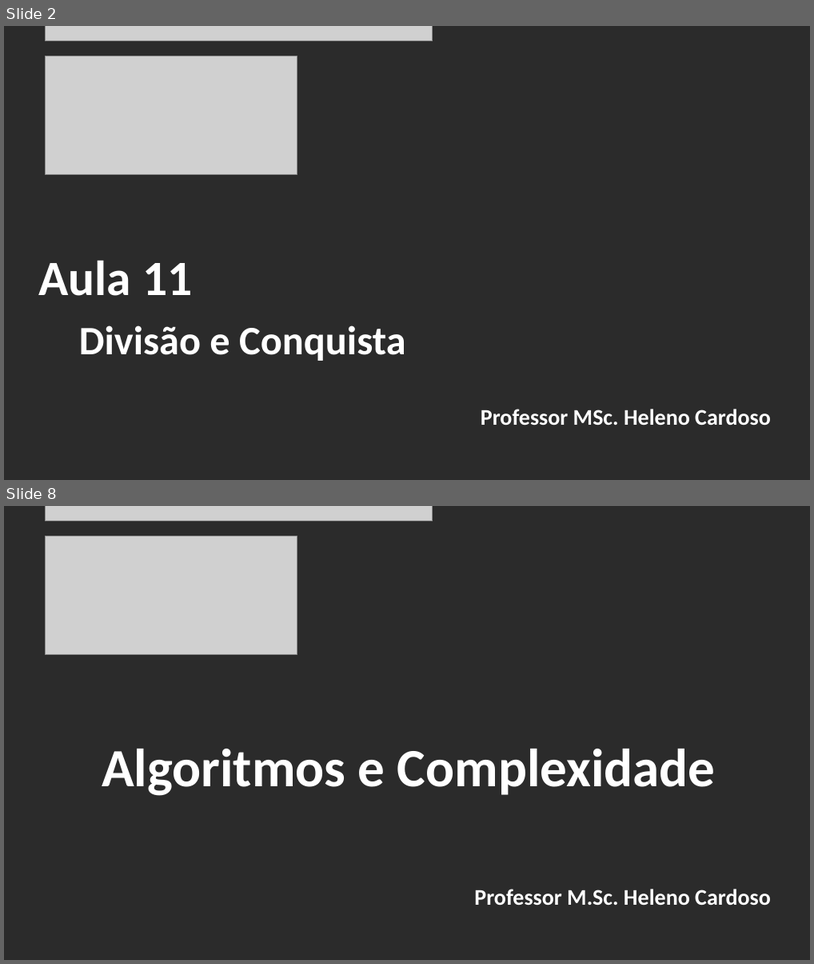
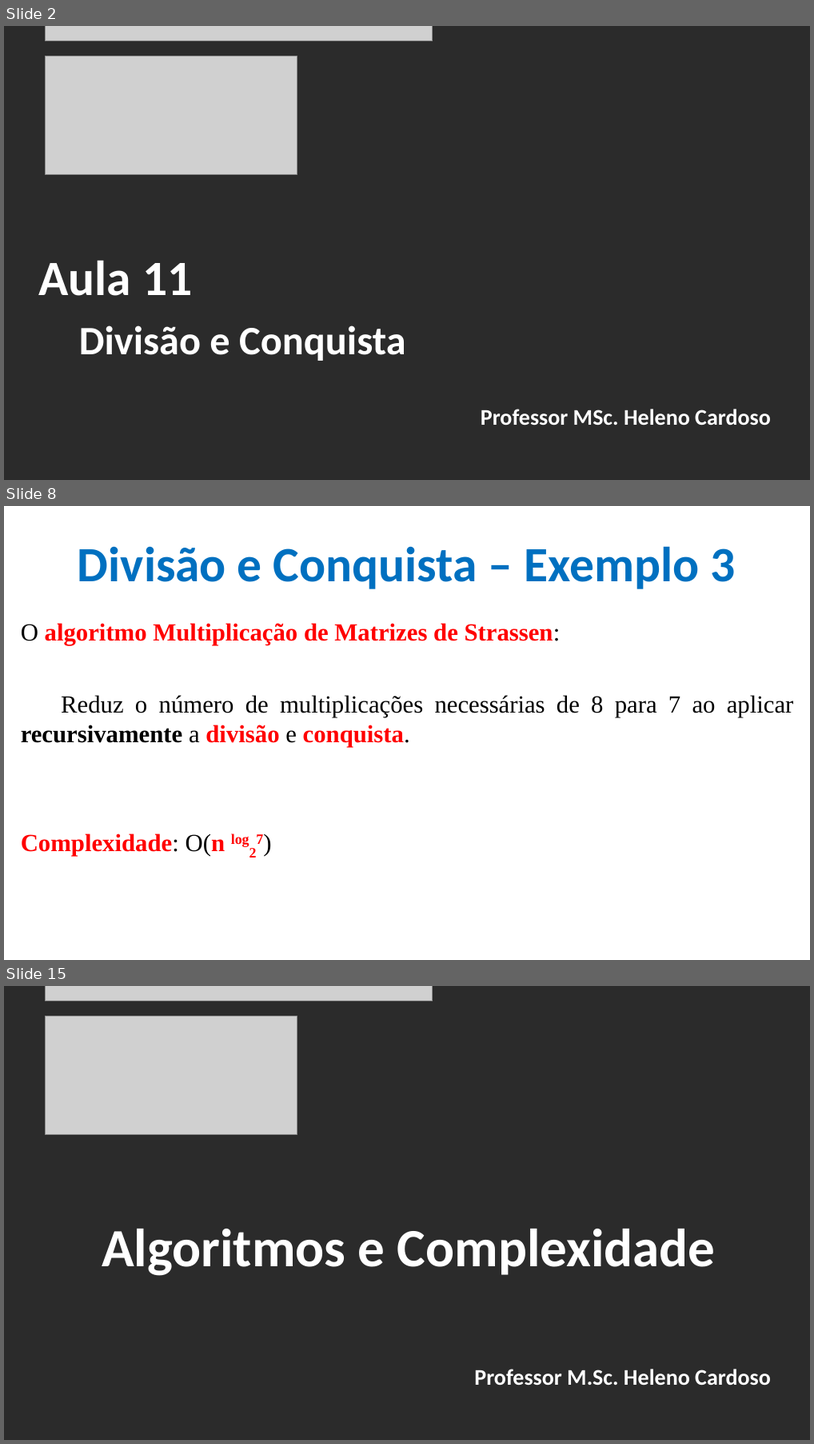
Before and after one commit to CloudEducationBrazil/WydenAlgoritmosEComplexidade, a slide deck: 01 Classes/Aula 11 - Algoritmos e Complexidade - Divisão e Conquista.pptx. Shown one above the other, each under a label of ours: slides 2 and 8 before the commit, slides 2, 8 and 15 after it; the slides between them are not shown. The pictures are 814x964 and 814x1444 pixels, drawn with LibreOffice and Linux fonts; fonts in the diff are those of the drawing; grey boxes stand for pictures; background and template pictures are left out; a plain dark background stands for a picture behind light text. Boxes give left, top, right and bottom in pixels: in the first picture for what was removed or moved away, otherwise in the second. Text is boxed around its words. In the diff, an @@ line names an element or a change of style, - is before the commit and + after.

Commit message:
Alg e Compl - Alg Gulosos e Divisão e Conquista 21102025

```diff
--- a/01 Classes/Aula 11 - Algoritmos e Complexidade - Divisão e Conquista.pptx
+++ b/01 Classes/Aula 11 - Algoritmos e Complexidade - Divisão e Conquista.pptx
@@ slide 8 added at bbox=[4, 506, 810, 960], background picture (left out) @@
@@ title added at bbox=[78, 546, 735, 589], 44 pt, text #0070C0, bold @@
+Divisão e Conquista – Exemplo 3
@@ text added at bbox=[21, 623, 794, 857], 22 pt, text #000000, bold @@
+O algoritmo Multiplicação de Matrizes de Strassen:
+Reduz o número de multiplicações necessárias de 8 para 7 ao aplicar recursivamente a divisão e conquista.
+Complexidade: O(n log27)
@@ what was slide 8 is now slide 15 @@
```
Also in this commit, not shown: 4 slides changed, 7 other slides added, 1 slide removed, 21 other files.
